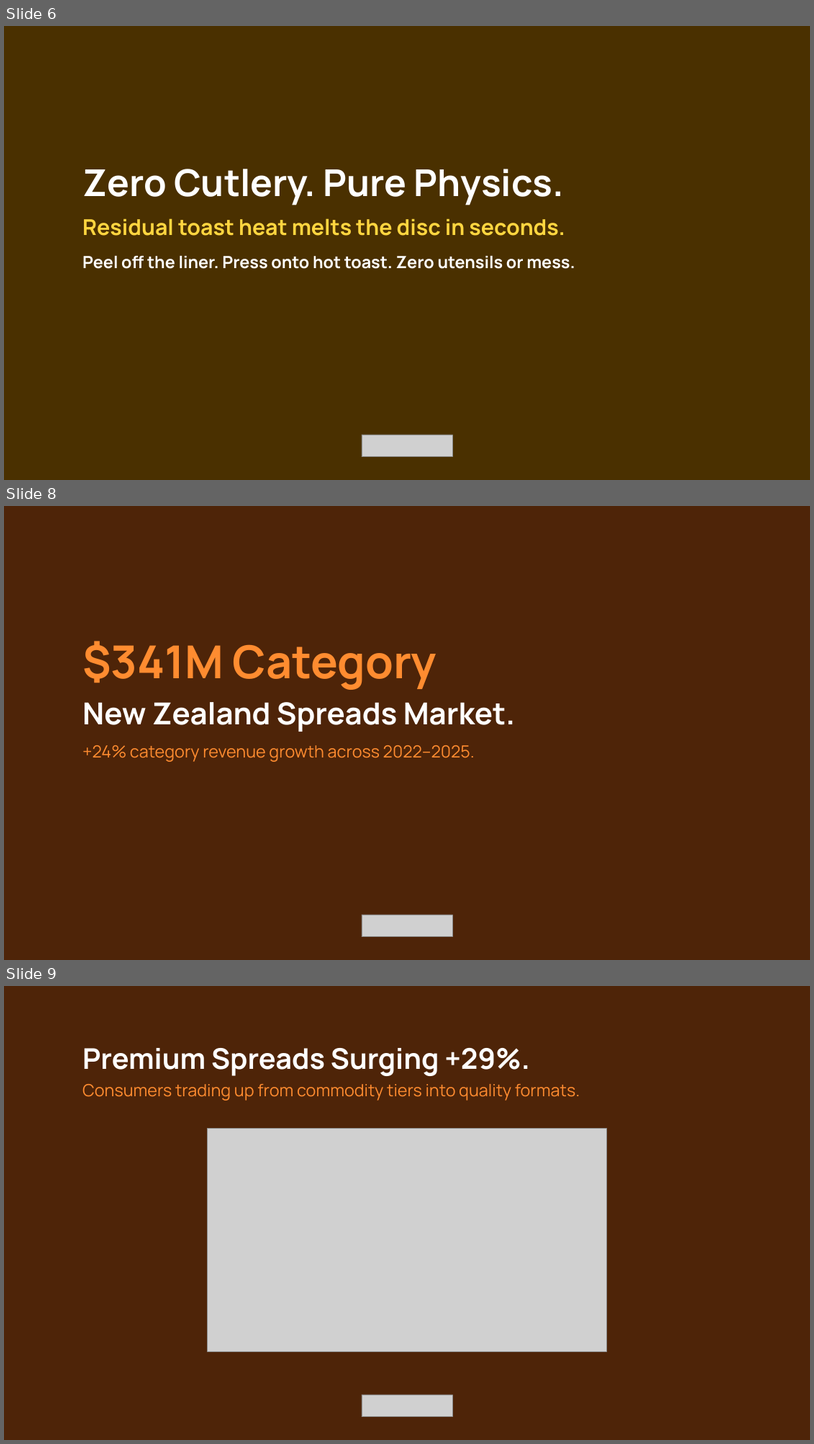
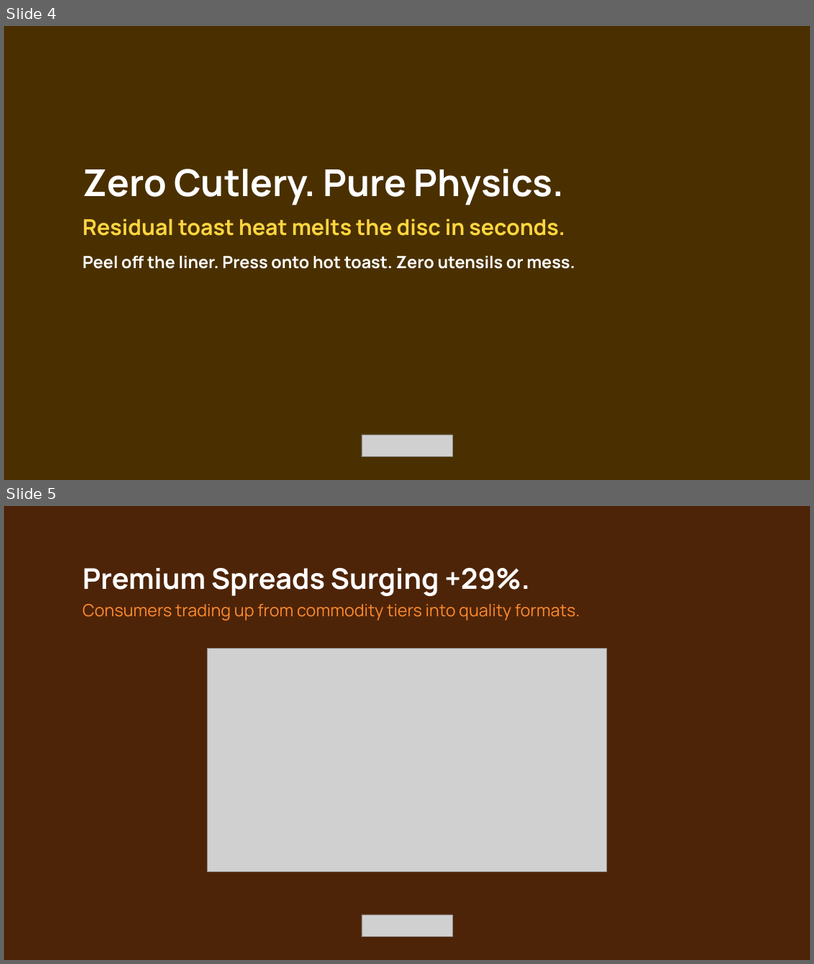
Before and after one commit to JacobCrume/stamp-spreads, a slide deck: presentation/Stamp-pitch.pptx. Shown one above the other, each under a label of ours: slides 6, 8 and 9 before the commit, slides 4 and 5 after it; the slides between them are not shown. The pictures are 814x1444 and 814x964 pixels, drawn with LibreOffice and Linux fonts; fonts in the diff are those of the drawing; grey boxes stand for pictures. Boxes give left, top, right and bottom in pixels: in the first picture for what was removed or moved away, otherwise in the second. Text is boxed around its words. In the diff, an @@ line names an element or a change of style, - is before the commit and + after.

Commit message:
refactor(presentation): streamline pitch to 52s across 6 content slides strictly under 1m limit

```diff
--- a/presentation/Stamp-pitch.pptx
+++ b/presentation/Stamp-pitch.pptx
@@ slide 8 removed at [4, 506, 810, 960], background #FFFFFF @@
@@ rectangle removed at [4, 506, 810, 960] @@
@@ text removed at [82, 641, 515, 762] @@
-$341M Category
-New Zealand Spreads Market.
-+24% category revenue growth across 2022–2025.
@@ picture removed at [362, 914, 453, 937] @@
@@ what was slide 6 is now slide 4 @@
@@ what was slide 9 is now slide 5 @@
```
Also in this commit, not shown: 1 slide changed, 5 other slides removed, 2 other files.
